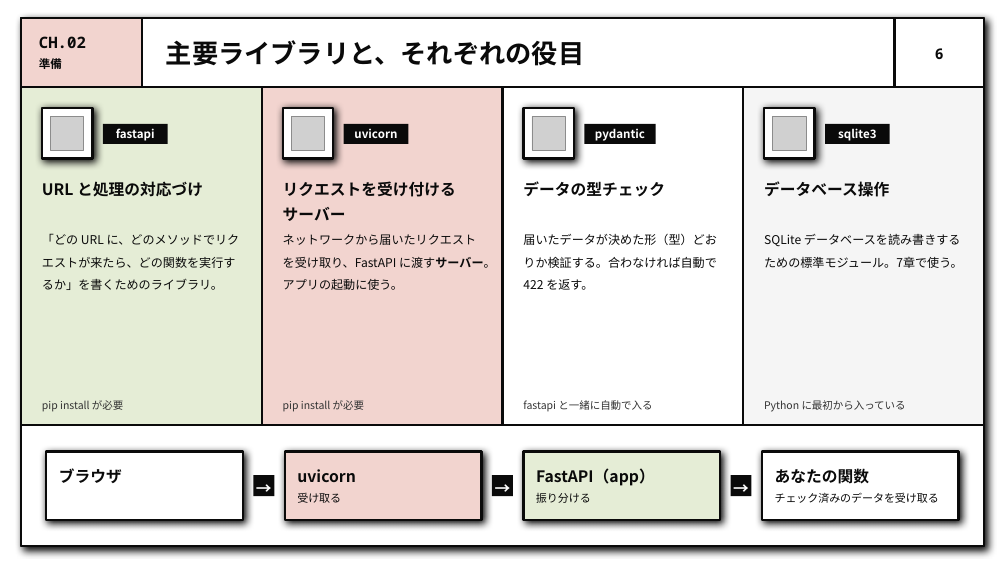
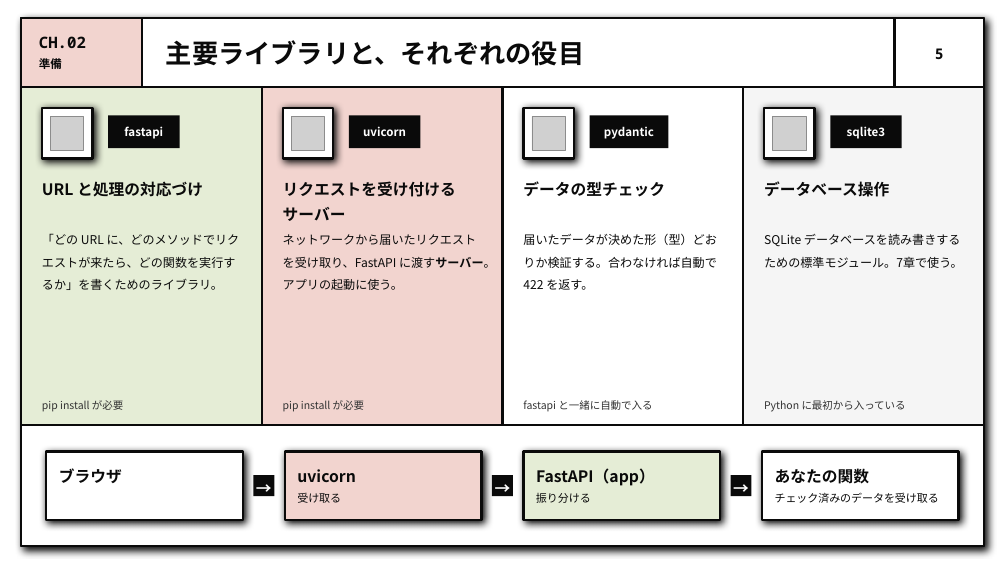
Before and after one commit to Luca-blue/study-fast-api, a slide deck: slide 5 of slides/fastapi-intro.pptx (slide 6 before the commit). Drawn at 1008x567 pixels with LibreOffice and Linux fonts; fonts in the diff are those of the drawing; grey boxes stand for pictures. Boxes give left, top, right and bottom in pixels: in the first picture for what was removed or moved away, otherwise in the second. Text is boxed around its words. In the diff, an @@ line names an element or a change of style, - is before the commit and + after.

Commit message:
docs(slides): add new deck and pdf, move previous deck to legacy

```diff
--- a/slides/fastapi-intro.pptx
+++ b/slides/fastapi-intro.pptx
@@ page number at <box>935,48,944,59</box>: text changed @@
-6
+5
@@ rectangle "fastapi": place and size @@
-rectangle "fastapi" at <box>103,124,168,144</box>
+rectangle "fastapi" at <box>108,116,180,148</box>
@@ rectangle "uvicorn": place and size @@
-rectangle "uvicorn" at <box>344,124,409,144</box>
+rectangle "uvicorn" at <box>349,116,420,148</box>
@@ rectangle "pydantic": place and size @@
-rectangle "pydantic" at <box>585,124,656,144</box>
+rectangle "pydantic" at <box>590,116,668,148</box>
@@ rectangle "sqlite3": place and size @@
-rectangle "sqlite3" at <box>825,124,890,144</box>
+rectangle "sqlite3" at <box>830,116,902,148</box>
```
Also in this commit, not shown: 25 other slides changed, 1 slide added, 7 other files.
